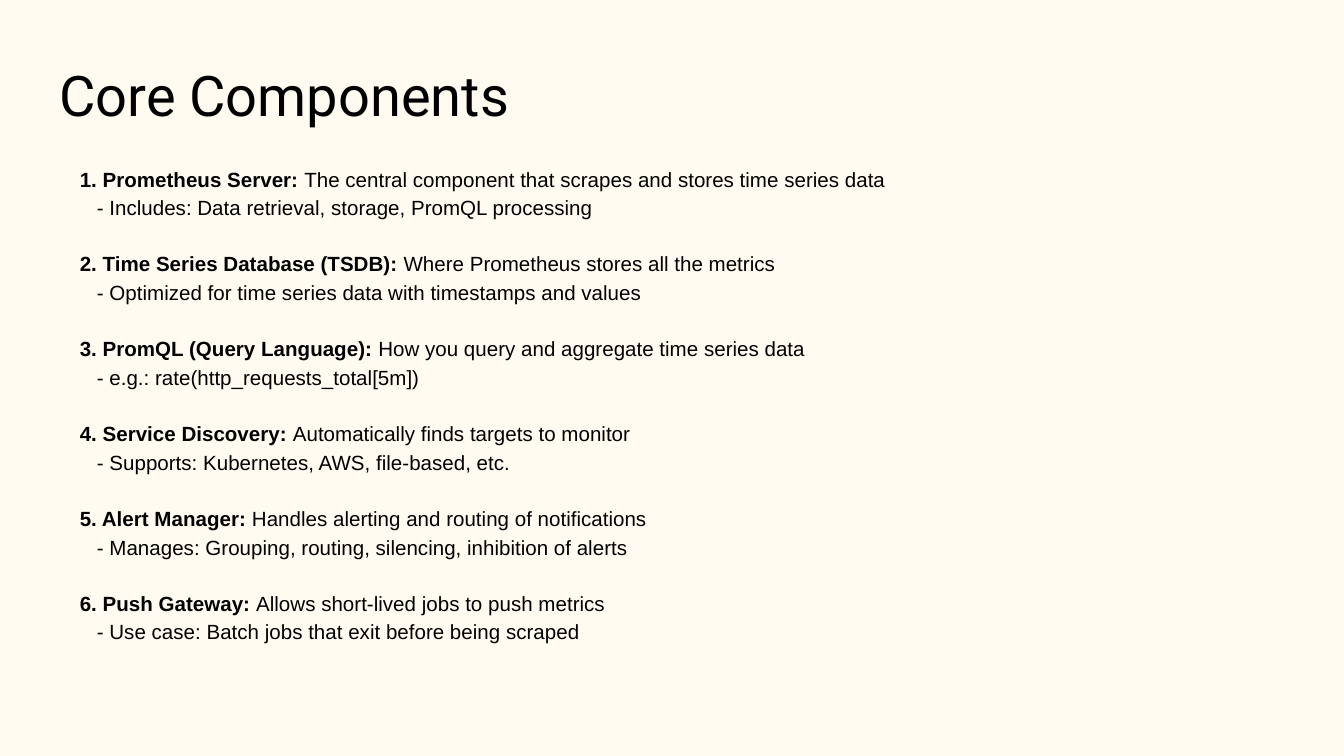
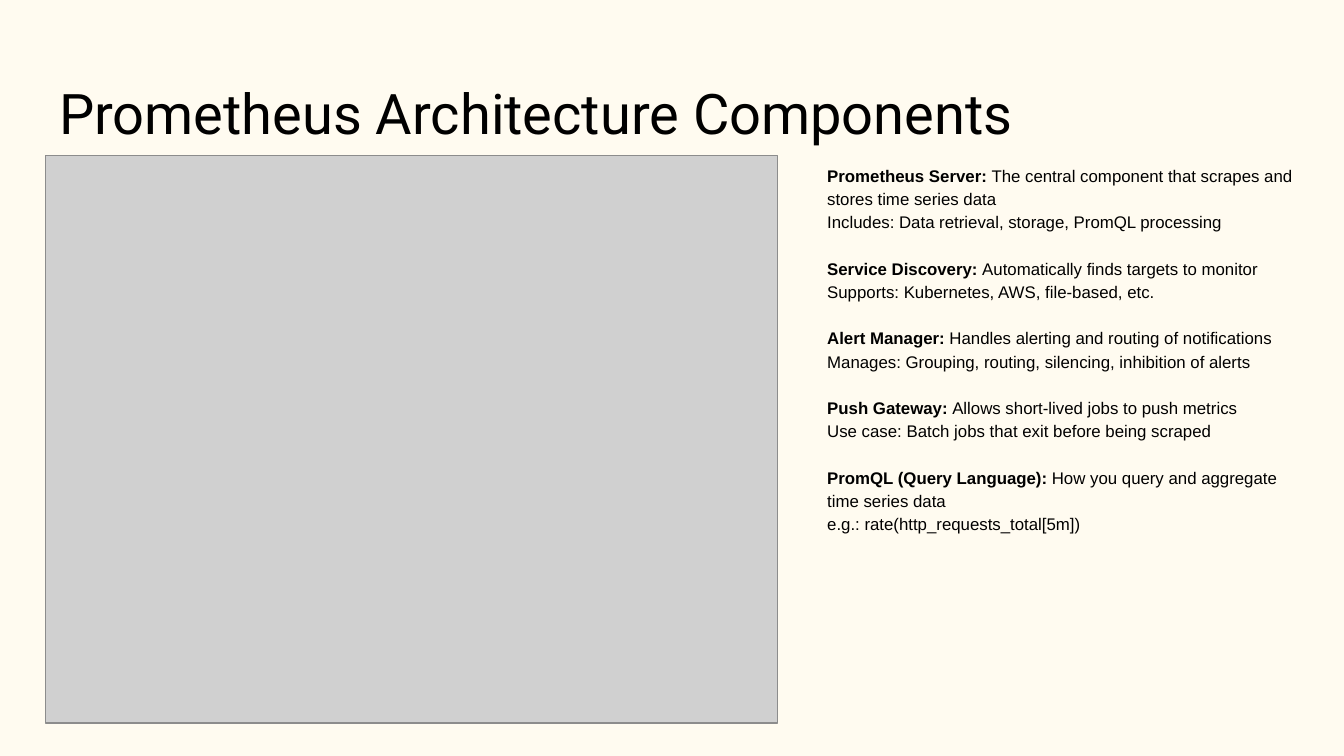
Before and after one commit to aryanm12/observability-demo, a slide deck: slide 23 of Observability.pptx (slide 24 before the commit). Drawn at 1344x756 pixels with LibreOffice and Linux fonts; fonts in the diff are those of the drawing; grey boxes stand for pictures. Boxes give left, top, right and bottom in pixels: in the first picture for what was removed or moved away, otherwise in the second. Text is boxed around its words. In the diff, an @@ line names an element or a change of style, - is before the commit and + after.

```diff
--- a/Observability.pptx
+++ b/Observability.pptx
@@ title at [59,92,1012,146]: text changed @@
-Core Components
+Prometheus Architecture Components
@@ picture added at [46,156,777,723] @@
@@ text removed at [80,172,885,644] @@
-1. Prometheus Server: The central component that scrapes and stores time series data
-- Includes: Data retrieval, storage, PromQL processing
-2. Time Series Database (TSDB): Where Prometheus stores all the metrics
-- Optimized for time series data with timestamps and values
-3. PromQL (Query Language): How you query and aggregate time series data
-- e.g.: rate(http_requests_total[5m])
-4. Service Discovery: Automatically finds targets to monitor
-- Supports: Kubernetes, AWS, file-based, etc.
-5. Alert Manager: Handles alerting and routing of notifications
-- Manages: Grouping, routing, silencing, inhibition of alerts
-6. Push Gateway: Allows short-lived jobs to push metrics
-- Use case: Batch jobs that exit before being scraped
@@ text added at [827,169,1292,534], 9 pt, text #000000 @@
+Prometheus Server: The central component that scrapes and stores time series data
+Includes: Data retrieval, storage, PromQL processing
+Service Discovery: Automatically finds targets to monitor
+Supports: Kubernetes, AWS, file-based, etc.
+Alert Manager: Handles alerting and routing of notifications
+Manages: Grouping, routing, silencing, inhibition of alerts
+Push Gateway: Allows short-lived jobs to push metrics
+Use case: Batch jobs that exit before being scraped
+PromQL (Query Language): How you query and aggregate time series data
+e.g.: rate(http_requests_total[5m])
```
Also in this commit, not shown: 9 other slides changed, 2 slides removed, 2 other files.
